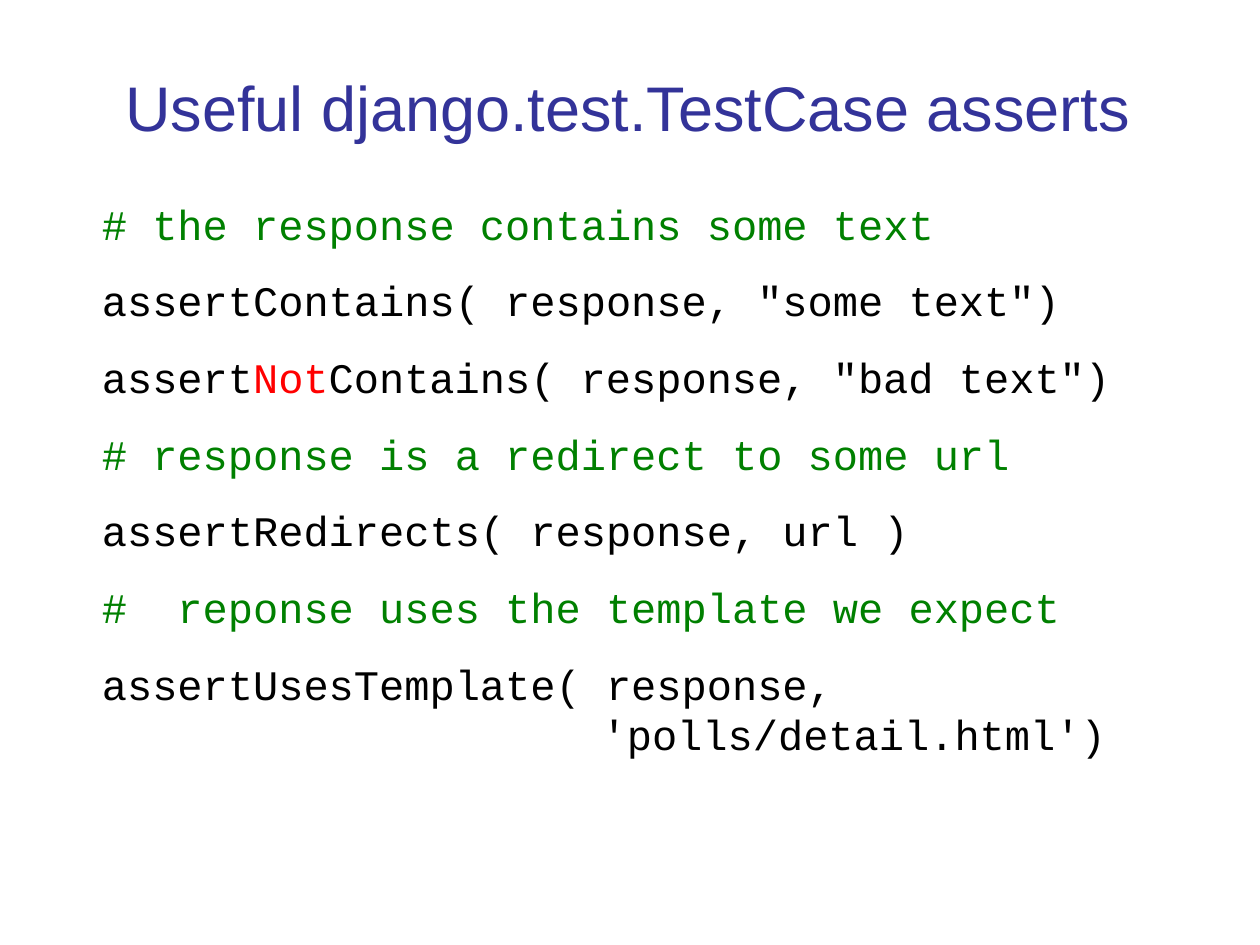
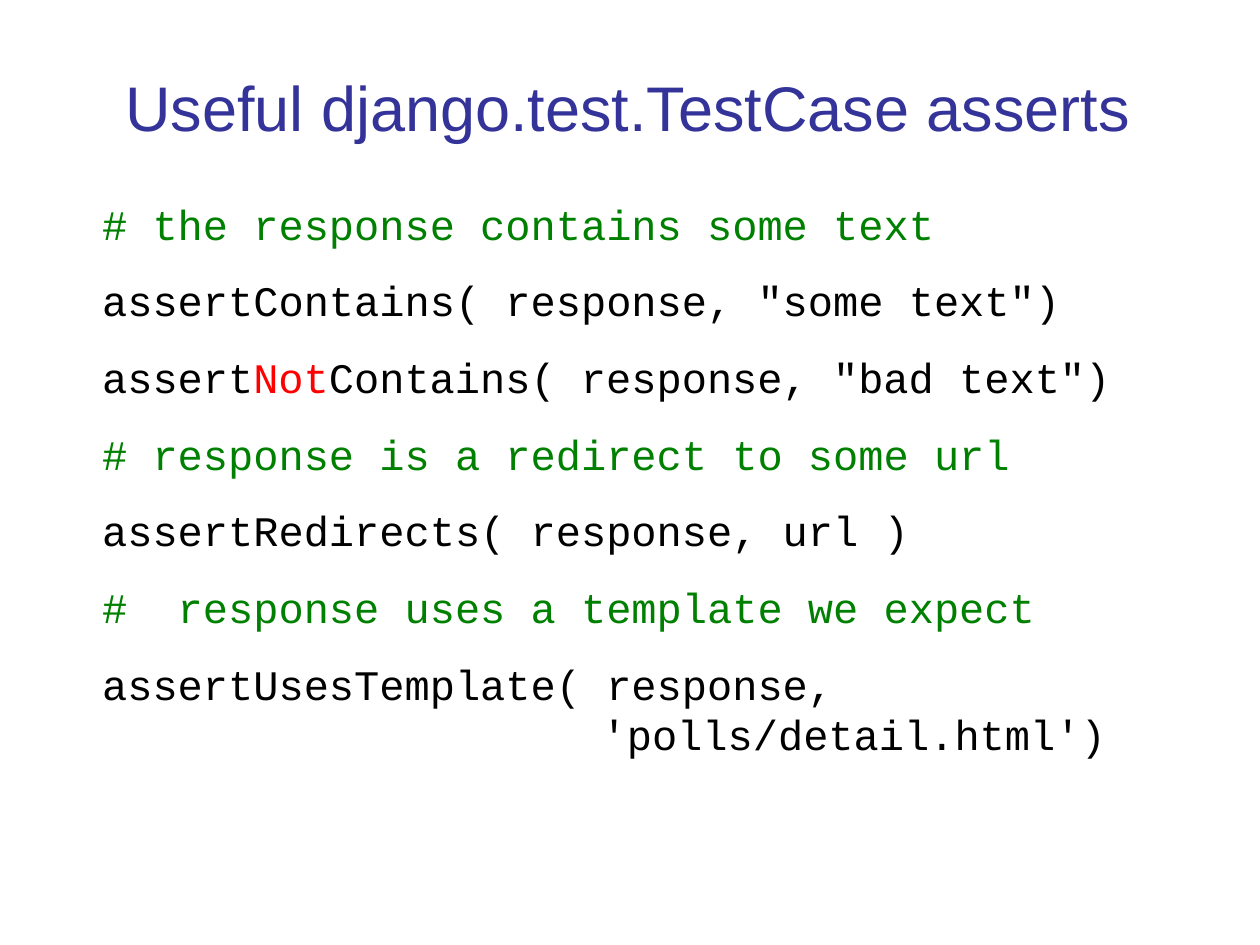
Before and after one commit to cpske/ISP, a slide deck: slide 12 of testing/WebTesting.ppt. Drawn at 1260x945 pixels with LibreOffice and Linux fonts; fonts in the diff are those of the drawing. Boxes give left, top, right and bottom in pixels: in the first picture for what was removed or moved away, otherwise in the second. Text is boxed around its words. In the diff, an @@ line names an element or a change of style, - is before the commit and + after.

```diff
--- a/testing/WebTesting.ppt
+++ b/testing/WebTesting.ppt
@@ text at [178,593,1035,632]: text changed @@
-# reponse uses the template we expect
+# response uses a template we expect
```
Also in this commit, not shown: 9 other slides changed, 6 other files.
